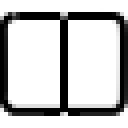
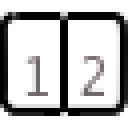
Before/after of a 128 x 128 layered artwork. What changed in the layer stack:
painted on "Empty Layer" over [24, 56, 104, 96]
